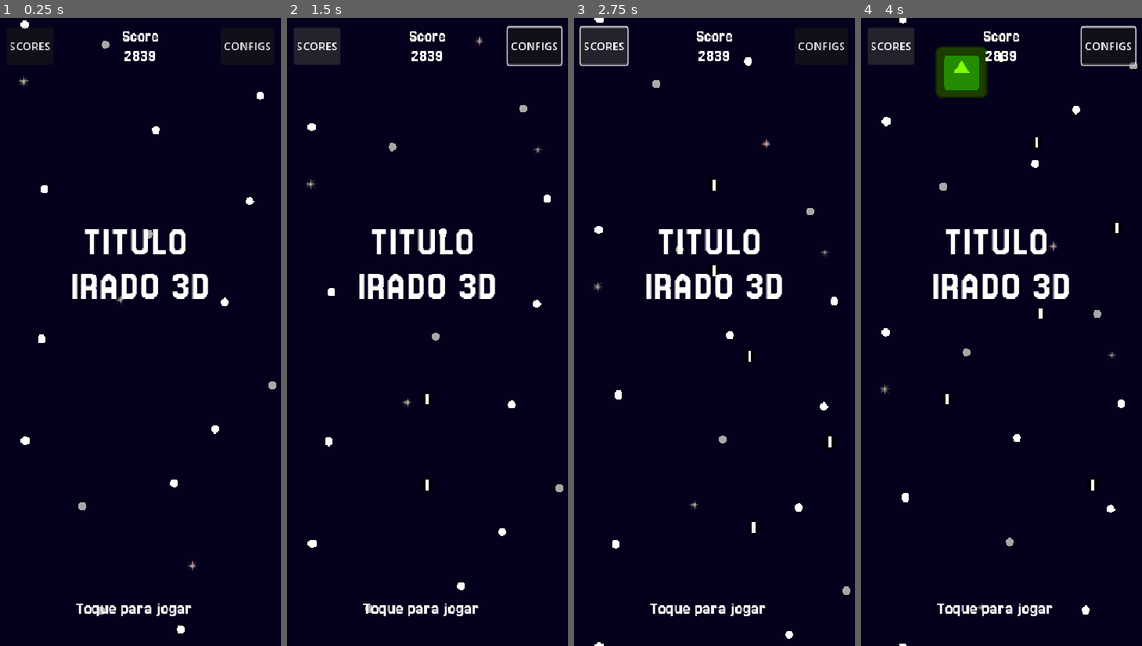
Above: before the commit, frames 1-4 (left to right).
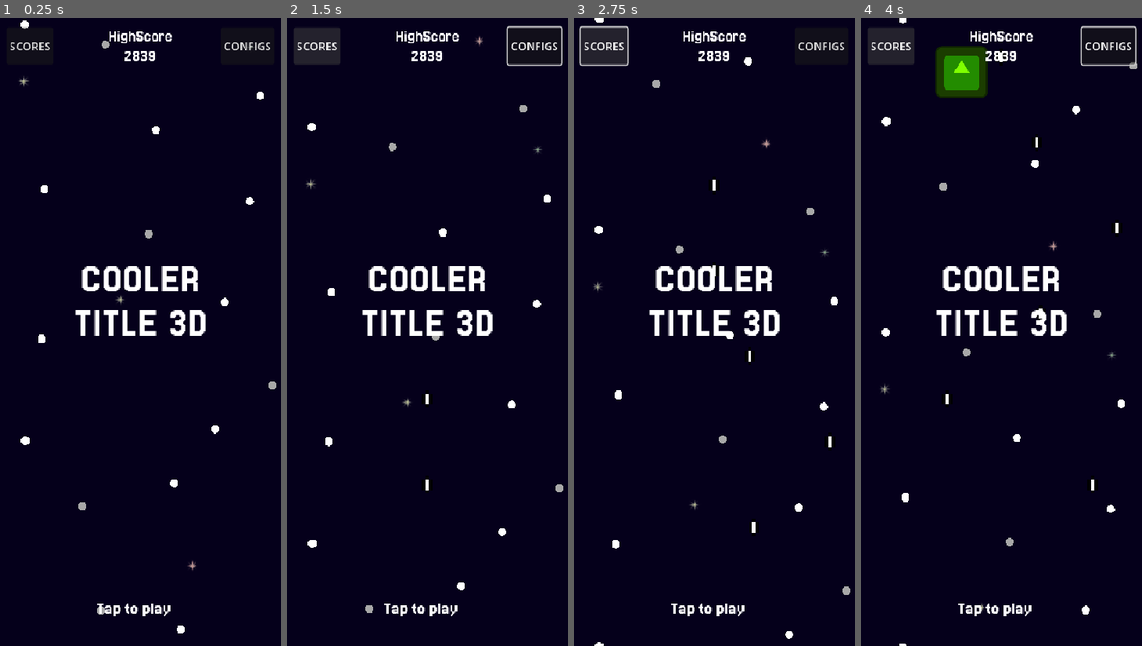
Above: after the commit, the same moments.

Repository: Juawo/space-shooter
Game: Godot game, scene res://scenes/game/main.tscn
Same seed, same stepped clock (60 frames per second), same inputs: the game is played once before the commit and once after it. This scene is started directly instead of the project's main scene. The engine's default icon, where the game draws it, is replaced by a stand-in: a white triangle on a blue panel in a dark square.
Inputs:
- Up to frame 1 (0.25 s): no input
- Up to frame 2 (1.5 s): click "SCORES" at 0.5 s; tap Enter at 1.25 s; hold Right (ui_right) from 1.28 s (still down)
- Up to frame 3 (2.75 s): release Right (ui_right) at 2.03 s; hold Left (ui_left) from 2.03 s (still down)
- Up to frame 4 (4 s): tap Enter at 2.75 s; release Left (ui_left) at 2.78 s; hold Right (ui_right) from 2.78 s (still down)

The runs differ from the first frame. In frame 1, 3.8% of the frame differs, in the area x 25-75%, y 2-96%; in frame 2, 3.8%; in frame 3, 3.8%; in frame 4, 3.8%.

Commit message:
Add registration and leaderboard scenes; implement player registration logic and UI updates

Diff:
--- a/scenes/ui/MainMenu/main_menu.tscn
+++ b/scenes/ui/MainMenu/main_menu.tscn
@@ -114,13 +114,18 @@
 layout_mode = 2
 
 [node name="HeaderWrapper" type="Control" parent="MarginContainer/VBoxContainer"]
+custom_minimum_size = Vector2(392, 54)
 layout_mode = 2
 
 [node name="Header" type="HBoxContainer" parent="MarginContainer/VBoxContainer/HeaderWrapper"]
-layout_mode = 0
+layout_mode = 1
+anchors_preset = 15
+anchor_right = 1.0
+anchor_bottom = 1.0
 offset_top = -6.0
-offset_right = 392.0
-offset_bottom = 48.00004
+offset_bottom = -6.0
+grow_horizontal = 2
+grow_vertical = 2
 size_flags_vertical = 0
 size_flags_stretch_ratio = 0.0
 theme_override_constants/separation = 30
@@ -140,7 +145,7 @@
 layout_mode = 2
 theme_override_fonts/font = ExtResource("1_ift2n")
 theme_override_font_sizes/font_size = 24
-text = "Score"
+text = "HighScore"
 horizontal_alignment = 1
 
 [node name="ScoreValueLabel" type="Label" parent="MarginContainer/VBoxContainer/HeaderWrapper/Header/HighScoreLabel"]
@@ -162,20 +167,16 @@
 
 [node name="title" type="Label" parent="MarginContainer/VBoxContainer/TitleWrapper"]
 layout_mode = 1
-anchors_preset = 5
-anchor_left = 0.5
-anchor_right = 0.5
 offset_left = -196.0
 offset_top = 273.0
 offset_right = 196.0
 offset_bottom = 398.00018
-grow_horizontal = 2
 size_flags_vertical = 6
 size_flags_stretch_ratio = 0.8
 theme_override_fonts/font = ExtResource("1_ift2n")
 theme_override_font_sizes/font_size = 60
-text = "TITULO
-IRADO 3D"
+text = "COOLER
+TITLE 3D"
 horizontal_alignment = 1
 
 [node name="InstructionWrapper" type="Control" parent="MarginContainer/VBoxContainer"]
@@ -190,7 +191,7 @@
 size_flags_vertical = 10
 theme_override_fonts/font = ExtResource("1_ift2n")
 theme_override_font_sizes/font_size = 26
-text = "Toque para jogar"
+text = "Tap to play"
 horizontal_alignment = 1
 
 [node name="AnimationPlayer" type="AnimationPlayer" parent="."]
--- /dev/null
+++ b/scenes/ui/Register/register.tscn
@@ -0,0 +1,201 @@
+[gd_scene load_steps=8 format=3 uid="uid://cm6gnd06eot0p"]
+
+[ext_resource type="Script" uid="uid://b13628nlefy2h" path="res://scripts/ui/Register/register.gd" id="1_5snb6"]
+[ext_resource type="FontFile" uid="uid://d30hgfkq7jl3v" path="res://assets/ui/fonts/Jersey_25/Jersey25-Regular.ttf" id="1_va7qf"]
+
+[sub_resource type="StyleBoxFlat" id="StyleBoxFlat_5snb6"]
+bg_color = Color(0.6, 0.6, 0.6, 0.63529414)
+border_width_left = 2
+border_width_top = 2
+border_width_right = 2
+border_width_bottom = 2
+border_color = Color(1, 1, 1, 1)
+corner_radius_top_left = 20
+corner_radius_top_right = 20
+corner_radius_bottom_right = 20
+corner_radius_bottom_left = 20
+
+[sub_resource type="StyleBoxFlat" id="StyleBoxFlat_llqps"]
+content_margin_top = 1.0
+content_margin_bottom = 1.0
+bg_color = Color(1, 1, 1, 1)
+
+[sub_resource type="Animation" id="Animation_llqps"]
+length = 0.001
+tracks/0/type = "value"
+tracks/0/imported = false
+tracks/0/enabled = true
+tracks/0/path = NodePath(".:position")
+tracks/0/interp = 1
+tracks/0/loop_wrap = true
+tracks/0/keys = {
+"times": PackedFloat32Array(0),
+"transitions": PackedFloat32Array(1),
+"update": 0,
+"values": [Vector2(33, 165)]
+}
+
+[sub_resource type="Animation" id="Animation_5snb6"]
+resource_name = "close_register"
+length = 0.5
+tracks/0/type = "value"
+tracks/0/imported = false
+tracks/0/enabled = true
+tracks/0/path = NodePath(".:position")
+tracks/0/interp = 2
+tracks/0/loop_wrap = true
+tracks/0/keys = {
+"times": PackedFloat32Array(0, 0.23333333, 0.5),
+"transitions": PackedFloat32Array(1, 1, 1),
+"update": 0,
+"values": [Vector2(33, 165), Vector2(33, 175), Vector2(33, -498)]
+}
+
+[sub_resource type="AnimationLibrary" id="AnimationLibrary_en3hr"]
+_data = {
+&"RESET": SubResource("Animation_llqps"),
+&"close_register": SubResource("Animation_5snb6")
+}
+
+[node name="Register" type="Control"]
+custom_minimum_size = Vector2(305, 419)
+layout_mode = 3
+anchor_left = 0.080000006
+anchor_top = 0.18
+anchor_right = 0.89800006
+anchor_bottom = 0.66800004
+offset_left = 0.0399971
+offset_top = -0.060012817
+offset_right = 0.052642822
+offset_bottom = 0.4446411
+grow_horizontal = 2
+grow_vertical = 2
+script = ExtResource("1_5snb6")
+metadata/_edit_use_anchors_ = true
+
+[node name="Panel" type="Panel" parent="."]
+layout_mode = 1
+anchors_preset = 15
+anchor_right = 1.0
+anchor_bottom = 1.0
+grow_horizontal = 2
+grow_vertical = 2
+theme_override_styles/panel = SubResource("StyleBoxFlat_5snb6")
+metadata/_edit_use_anchors_ = true
+
+[node name="MarginContainer" type="MarginContainer" parent="Panel"]
+layout_mode = 1
+anchors_preset = 15
+anchor_right = 1.0
+anchor_bottom = 1.0
+grow_horizontal = 2
+grow_vertical = 2
+theme_override_constants/margin_left = 20
+theme_override_constants/margin_top = 20
+theme_override_constants/margin_right = 20
+theme_override_constants/margin_bottom = 20
+metadata/_edit_use_anchors_ = true
+
+[node name="VBoxContainer" type="VBoxContainer" parent="Panel/MarginContainer"]
+layout_mode = 2
+theme_override_constants/separation = 18
+
+[node name="Label" type="Label" parent="Panel/MarginContainer/VBoxContainer"]
+layout_mode = 2
+theme_override_fonts/font = ExtResource("1_va7qf")
+theme_override_font_sizes/font_size = 34
+text = "Register"
+horizontal_alignment = 1
+
+[node name="Nickname" type="VBoxContainer" parent="Panel/MarginContainer/VBoxContainer"]
+layout_mode = 2
+
+[node name="NicknameLabe" type="Label" parent="Panel/MarginContainer/VBoxContainer/Nickname"]
+layout_mode = 2
+theme_override_fonts/font = ExtResource("1_va7qf")
+theme_override_font_sizes/font_size = 24
+text = "Nickname"
+
+[node name="NicknameInput" type="LineEdit" parent="Panel/MarginContainer/VBoxContainer/Nickname"]
+layout_mode = 2
+theme_override_fonts/font = ExtResource("1_va7qf")
+theme_override_font_sizes/font_size = 18
+placeholder_text = "ex: mantas"
+max_length = 20
+
+[node name="Country" type="VBoxContainer" parent="Panel/MarginContainer/VBoxContainer"]
+layout_mode = 2
+
+[node name="CountryLabel" type="Label" parent="Panel/MarginContainer/VBoxContainer/Country"]
+layout_mode = 2
+theme_override_fonts/font = ExtResource("1_va7qf")
+theme_override_font_sizes/font_size = 24
+text = "Country"
+
+[node name="CountryInput" type="LineEdit" parent="Panel/MarginContainer/VBoxContainer/Country"]
+layout_mode = 2
+theme_override_fonts/font = ExtResource("1_va7qf")
+theme_override_font_sizes/font_size = 18
+placeholder_text = "ex: Brasil"
+
+[node name="Age" type="VBoxContainer" parent="Panel/MarginContainer/VBoxContainer"]
+layout_mode = 2
+theme_override_constants/separation = 2
+
+[node name="AgeLabel" type="Label" parent="Panel/MarginContainer/VBoxContainer/Age"]
+layout_mode = 2
+theme_override_fonts/font = ExtResource("1_va7qf")
+theme_override_font_sizes/font_size = 24
+text = "Age"
+horizontal_alignment = 1
+
+[node name="AgeInput" type="HSlider" parent="Panel/MarginContainer/VBoxContainer/Age"]
+layout_mode = 2
+min_value = 6.0
+value = 6.0
+tick_count = 1
+
+[node name="AgeValue" type="Label" parent="Panel/MarginContainer/VBoxContainer/Age"]
+layout_mode = 2
+theme_override_fonts/font = ExtResource("1_va7qf")
+theme_override_font_sizes/font_size = 24
+text = "6"
+horizontal_alignment = 1
+
+[node name="Button" type="Button" parent="Panel/MarginContainer/VBoxContainer"]
+custom_minimum_size = Vector2(90, 36)
+layout_mode = 2
+size_flags_horizontal = 4
+size_flags_vertical = 4
+theme_override_fonts/font = ExtResource("1_va7qf")
+theme_override_font_sizes/font_size = 24
+text = "Regiser
+"
+
+[node name="Detail" type="VBoxContainer" parent="Panel/MarginContainer/VBoxContainer"]
+layout_mode = 2
+size_flags_vertical = 10
+theme_override_constants/separation = 20
+
+[node name="HSeparator" type="HSeparator" parent="Panel/MarginContainer/VBoxContainer/Detail"]
+custom_minimum_size = Vector2(0, 5)
+layout_mode = 2
+theme_override_constants/separation = 5
+theme_override_styles/separator = SubResource("StyleBoxFlat_llqps")
+
+[node name="Detail" type="Label" parent="Panel/MarginContainer/VBoxContainer/Detail"]
+custom_minimum_size = Vector2(265, 50)
+layout_mode = 2
+theme_override_fonts/font = ExtResource("1_va7qf")
+theme_override_font_sizes/font_size = 16
+text = "You can change the nickname in the settings after!"
+horizontal_alignment = 1
+autowrap_mode = 2
+
+[node name="AnimationPlayer" type="AnimationPlayer" parent="."]
+libraries = {
+&"": SubResource("AnimationLibrary_en3hr")
+}
+
+[connection signal="value_changed" from="Panel/MarginContainer/VBoxContainer/Age/AgeInput" to="." method="_on_h_slider_value_changed"]
+[connection signal="pressed" from="Panel/MarginContainer/VBoxContainer/Button" to="." method="_on_button_pressed"]
--- a/scripts/game/api-manager.gd
+++ b/scripts/game/api-manager.gd
@@ -1,19 +1,10 @@
 extends Node
 
 signal highscores_received(data)
+signal play_registered(data:bool)
 
 var API_URL_BASE := "https://madalyn-thoroughgoing-continuedly.ngrok-free.dev/"
 var headers_base = ["Content-Type: application/json"]
-
-var player_create_dto : Dictionary = {
-	"nickname" : "Jpp",
-	"country" : "Brasil",
-	"age" : 19
-}
-
-func _ready() -> void:
-	if SaveManager.player_id == "":
-		register_player(player_create_dto)
 
 func register_player(data : Dictionary):
 	var request = HTTPRequest.new()
@@ -30,6 +21,7 @@
 func _on_register_request_completed(result, response_code, headers, body):
 	if response_code < 200 or response_code >= 300:
 		printerr("Erro na requisicao! Codigo: %d" % response_code)
+		play_registered.emit(false)
 		return
 
 	var json = JSON.parse_string(body.get_string_from_utf8())
@@ -38,6 +30,7 @@
 		SaveManager.player_id = json.playerId
 		SaveManager.player_nickname = json.nickname
 		SaveManager.save_data()
+		play_registered.emit(true)
 		print("Jogador registrado e ID salvo: ", SaveManager.player_id)
 
 func register_high_score(score : int) :
--- a/scripts/ui/Leaderboard/leaderboard.gd
+++ b/scripts/ui/Leaderboard/leaderboard.gd
@@ -15,3 +15,5 @@
 		var new_scene = row_scene.instantiate()
 		v_box_container.add_child(new_scene)
 		new_scene.populate(data[i], i+1)
+		if i % 2 == 0:
+			new_scene.get_node("Panel").self_modulate = Color(1, 1, 1, 0.05) # Sombra leve
--- /dev/null
+++ b/scripts/ui/Register/register.gd
@@ -0,0 +1,27 @@
+extends Control
+
+@onready var age_value: Label = $Panel/MarginContainer/VBoxContainer/Age/AgeValue
+@onready var age_input = $Panel/MarginContainer/VBoxContainer/Age/AgeInput
+@onready var country_input: LineEdit = $Panel/MarginContainer/VBoxContainer/Country/CountryInput
+@onready var nickname_input: LineEdit = $Panel/MarginContainer/VBoxContainer/Nickname/NicknameInput
+@onready var animation_player: AnimationPlayer = $AnimationPlayer
+
+func _ready() -> void:
+	ApiManager.play_registered.connect(register_feedback)
+	# TODO : Conferir a transferencia dos dados do sinal aqui
+
+func _on_h_slider_value_changed(value: float) -> void:
+	age_value.text = str(int(value))
+
+func _on_button_pressed() -> void:
+	var player_data = {
+		"nickname" : nickname_input.text,
+		"country" : country_input.text,
+		"age" : age_input.value
+	}
+	ApiManager.register_player(player_data)
+
+func register_feedback(is_registered : bool):
+	if is_registered:
+		pass
+		# TODO : TERMINAR AQ, RETORNO SOBRE CADASTRO
Not shown, added: scripts/ui/Register/register.gd.uid
